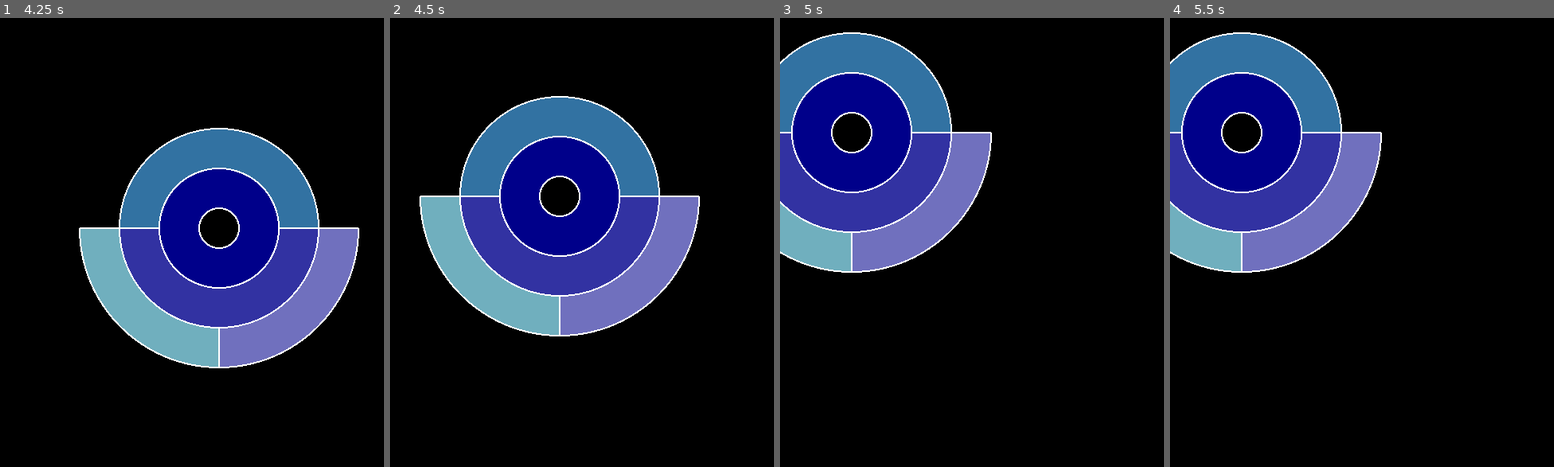
Above: before the commit, frames 1-4 (left to right).
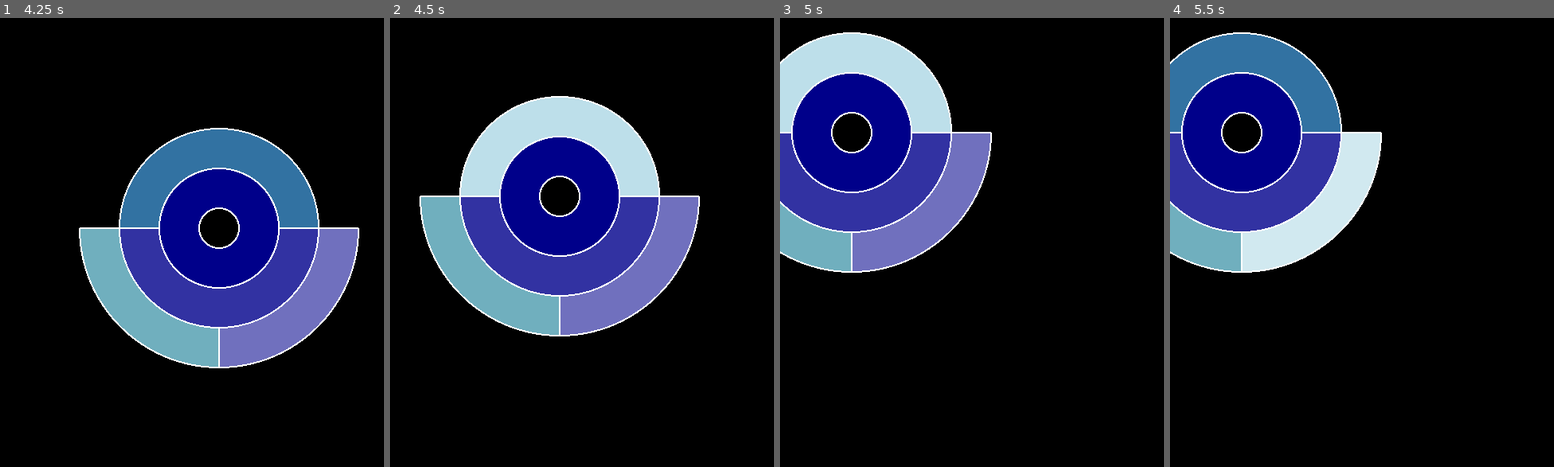
Above: after the commit, the same moments.

Repository: StrayEddy/GoMental
Game: Godot game, scene res://Main.tscn
The game is run twice, just before and just after one commit, with the same random seed, the same clock (stepped at 60 frames per second) and the same inputs.
Inputs (mouse positions are in pixels of both pictures, inside the frame that each line leads up to):
- Up to frame 1 (4.25 s): tap Enter at 0.5, 2, 3.5 s; drag from (203, 229) to (238, 121) at 0.52 s; tap Space at 1.25, 2.75 s; drag from (238, 121) to (180, 323) at 1.27 s; hold Enter 2.03-2.75 s; click (180, 323) at 2.17 s; drag from (180, 323) to (80, 157) at 2.77 s; drag from (80, 157) to (218, 229) at 3.52 s
- Up to frame 2 (4.5 s): tap Space at 4.25 s; drag from (678, 202) to (528, 107) at 4.27 s
- Up to frame 3 (5 s): no input
- Up to frame 4 (5.5 s): move the mouse to (1289, 251) at 5.02 s; hold Right from 5.03 s (still down); hold Enter from 5.03 s (still down); click (1289, 251) at 5.17 s

Frame 1 is identical in both runs. In frame 2, 5.5% of the frame differs, in the area x 18-70%, y 17-40%; in frame 3, 4.8%; in frame 4, 4.1%.

Commit message:
sunburst parts' mouseover works

Diff:
--- a/Node.gd
+++ b/Node.gd
@@ -34,7 +34,7 @@
 		var p4 = center + Vector2(cos(end_angle), sin(end_angle)) * (level*radius+width/2)
 		draw_line(p3, p4, Color.white, 2.0)
 
-#	build_collision_shape()
+	build_collision_shape()
 
 func add_node(label):
 	var node = node_scene.instance()
@@ -61,6 +61,7 @@
 		child.start_angle = start_angle + i*(end_angle - start_angle) / nb_children
 		child.end_angle = (i+1) * end_angle / nb_children
 		child.color.g += 0.25*i
+		child.color_unselected.g += 0.25*i
 		child.update_children_angles()
 
 
@@ -69,30 +70,28 @@
 
 func build_collision_shape():
 	var points = PoolVector2Array()
-	var inner_r = radius - width/2
-	var outer_r = radius + width/2
+	var inner_r = level*radius - width/2
+	var outer_r = level*radius + width/2
 
-	points.append(get_point_on_arc(outer_r, start_angle))
-	points.append(get_point_on_arc(outer_r, start_angle + (end_angle-start_angle)/4.0))
-	points.append(get_point_on_arc(outer_r, start_angle + (end_angle-start_angle)/2.0))
-	points.append(get_point_on_arc(outer_r, end_angle - (end_angle-start_angle)/4.0))
-	points.append(get_point_on_arc(outer_r, end_angle))
+	for i in range(0, 9):
+		points.append(get_point_on_arc(outer_r, start_angle + i*(end_angle-start_angle)/8.0))
 
-	points.append(get_point_on_arc(inner_r, end_angle))
-	points.append(get_point_on_arc(inner_r, end_angle - (end_angle-start_angle)/4.0))
-	points.append(get_point_on_arc(inner_r, start_angle + (end_angle-start_angle)/2.0))
-	points.append(get_point_on_arc(inner_r, start_angle + (end_angle-start_angle)/4.0))
-	points.append(get_point_on_arc(inner_r, start_angle))
+	for i in range(0, 9):
+		points.append(get_point_on_arc(inner_r, end_angle - i*(end_angle-start_angle)/8.0))
 
-	for i in range(0, points.size()):
-		$Area2D/CollisionShape2D.shape.segments[i] = points[i]
+	$Area2D/CollisionPolygon2D.polygon = points
+
+#	for i in range(0, points.size()):
+#		$Area2D/CollisionShape2D.shape.segments[i] = points[i]
 
 func _on_Area2D_mouse_entered():
+	print(color_unselected)
 	color = color_selected
 	update()
 #	$CircleSprite/CenterContainer/Label.set("custom_colors/font_color", Color(0,0,0))
 
 func _on_Area2D_mouse_exited():
+	print("exited")
 	color = color_unselected
 	update()
 #	$CircleSprite/CenterContainer/Label.set("custom_colors/font_color", Color(1,1,1))
--- a/Node.tscn
+++ b/Node.tscn
@@ -1,9 +1,6 @@
-[gd_scene load_steps=3 format=2]
+[gd_scene load_steps=2 format=2]
 
 [ext_resource path="res://Node.gd" type="Script" id=1]
-
-[sub_resource type="ConcavePolygonShape2D" id=1]
-segments = PoolVector2Array( 0, 0, 0, 0, 0, 0, 0, 0, 0, 0, 0, 0, 0, 0, 0, 0, 0, 0, 0, 0 )
 
 [node name="Node" type="Node2D" groups=[
 "Node",
@@ -12,8 +9,8 @@
 
 [node name="Area2D" type="Area2D" parent="."]
 
-[node name="CollisionShape2D" type="CollisionShape2D" parent="Area2D"]
-shape = SubResource( 1 )
+[node name="CollisionPolygon2D" type="CollisionPolygon2D" parent="Area2D"]
+polygon = PoolVector2Array( 0, 0, 0, 0, 0, 0, 0, 0, 0, 0, 0, 0, 0, 0, 0, 0, 0, 0, 0, 0 )
 [connection signal="input_event" from="Area2D" to="." method="_on_Area2D_input_event"]
 [connection signal="mouse_entered" from="Area2D" to="." method="_on_Area2D_mouse_entered"]
 [connection signal="mouse_exited" from="Area2D" to="." method="_on_Area2D_mouse_exited"]
